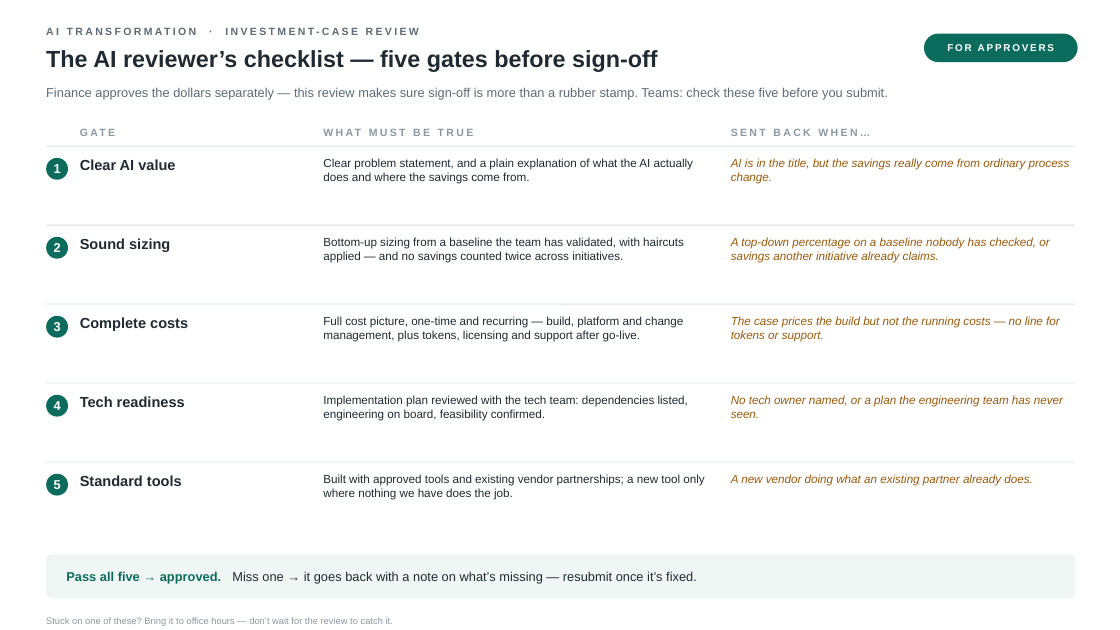
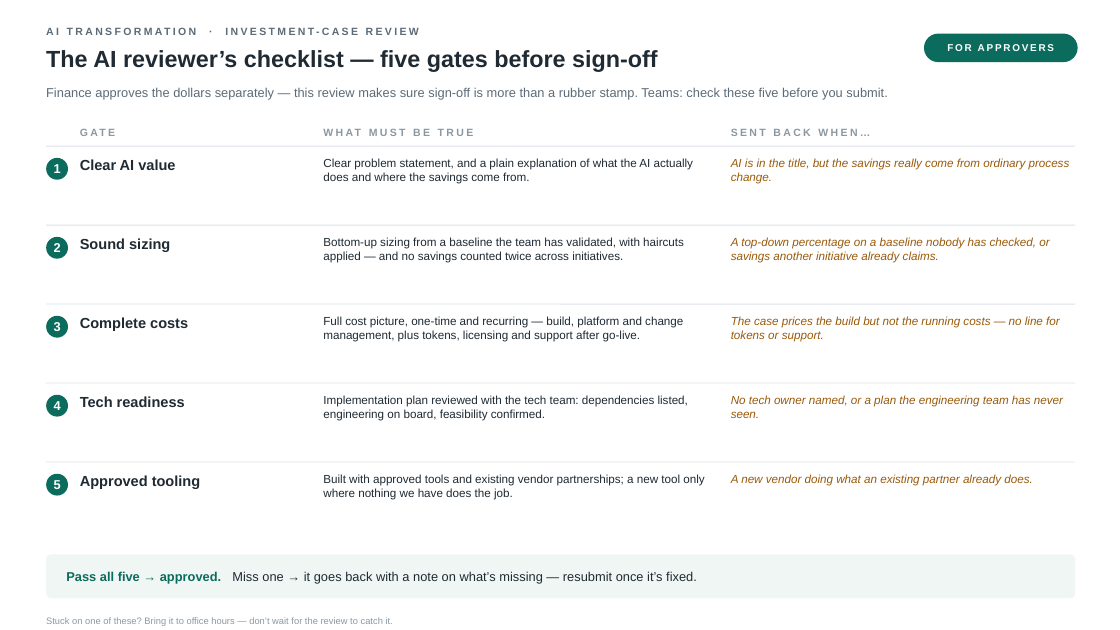
Before and after one commit to parthb102/Repo, a slide deck: slide 2 of docs/sizing-example/ds-sizing-example.pptx. Drawn at 1120x630 pixels with LibreOffice and Linux fonts; fonts in the diff are those of the drawing. Boxes give left, top, right and bottom in pixels: in the first picture for what was removed or moved away, otherwise in the second. Text is boxed around its words. In the diff, an @@ line names an element or a change of style, - is before the commit and + after.

```diff
--- a/docs/sizing-example/ds-sizing-example.pptx
+++ b/docs/sizing-example/ds-sizing-example.pptx
@@ text at (x1=80, y1=475, x2=201, y2=489): text changed @@
-Standard tools
+Approved tooling
```
Also in this commit, not shown: 1 other file.
